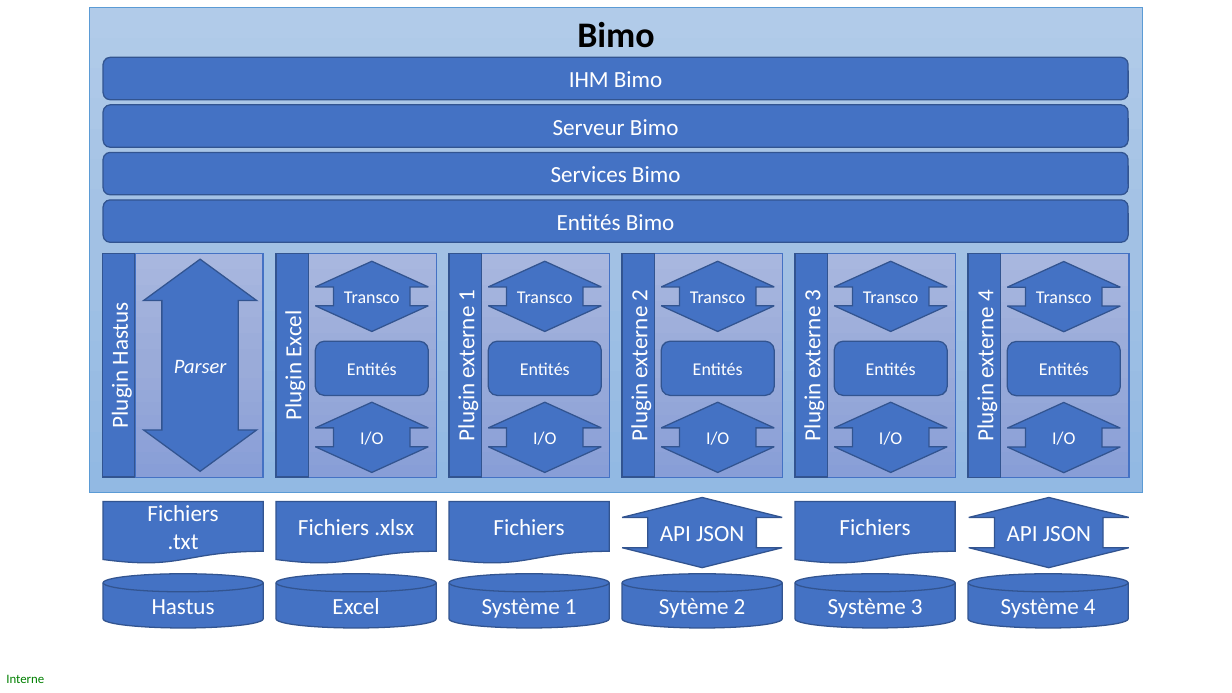
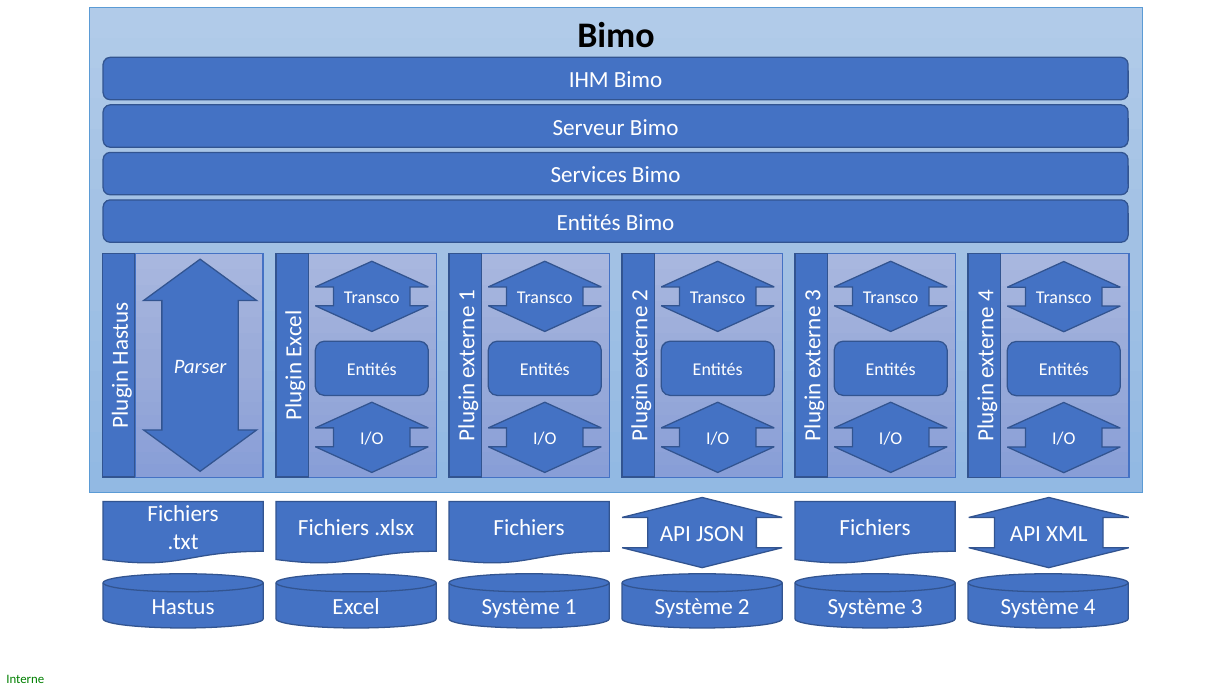
Before and after one commit to bimodata/bimo, a slide deck: slide 1 of docs-website/schema bimo.pptx. Drawn at 1232x693 pixels with LibreOffice and Linux fonts; fonts in the diff are those of the drawing. Boxes give left, top, right and bottom in pixels: in the first picture for what was removed or moved away, otherwise in the second. Text is boxed around its words. In the diff, an @@ line names an element or a change of style, - is before the commit and + after.

```diff
--- a/docs-website/schema bimo.pptx
+++ b/docs-website/schema bimo.pptx
@@ text in up down arrow at (1010, 526, 1087, 541): text changed @@
-API JSON
+API XML
@@ text in cylinder at (655, 598, 750, 618): text changed @@
-Sytème 2
+Système 2
```
Also in this commit, not shown: 1 slide added, 15 other files.
